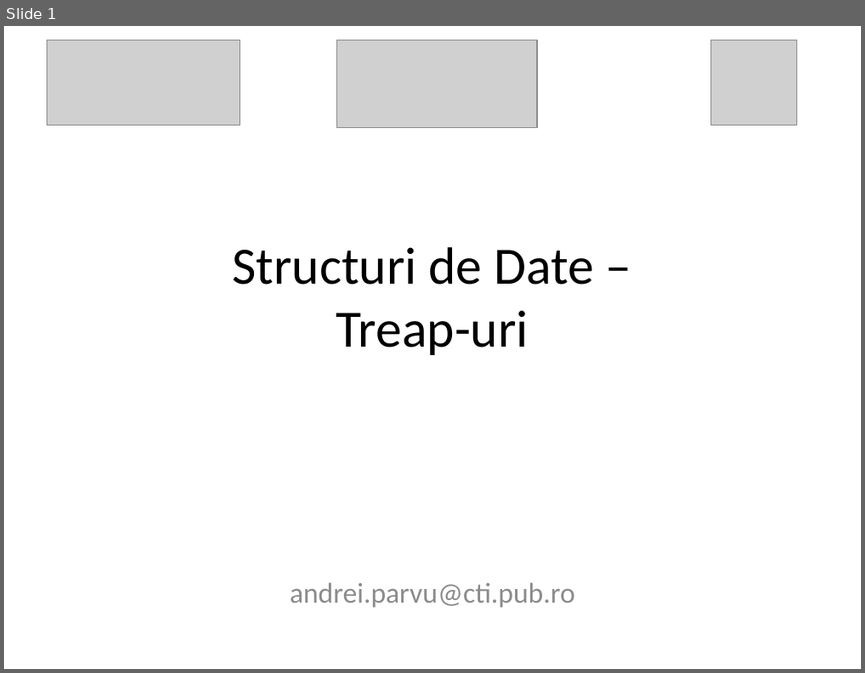
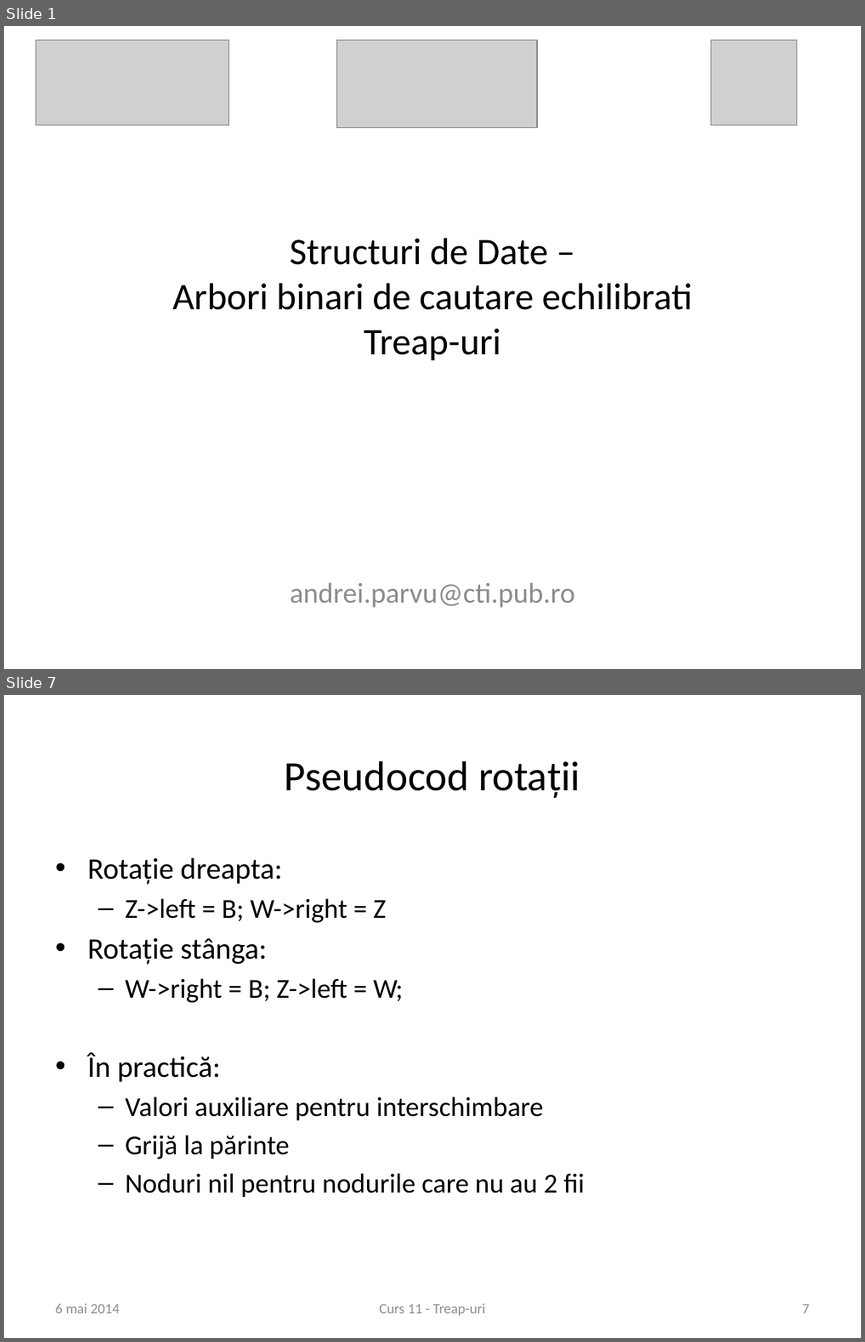
Before and after one commit to andreiparvu/treaps, a slide deck: curs11.pptx. Shown one above the other, each under a label of ours: slide 1 before the commit, slides 1 and 7 after it; the slides between them are not shown. The pictures are 865x673 and 865x1342 pixels, drawn with LibreOffice and Linux fonts; fonts in the diff are those of the drawing; grey boxes stand for pictures; background and template pictures are left out. Boxes give left, top, right and bottom in pixels: in the first picture for what was removed or moved away, otherwise in the second. Text is boxed around its words. In the diff, an @@ line names an element or a change of style, - is before the commit and + after.

```diff
--- a/curs11.pptx
+++ b/curs11.pptx
@@ slide 7 added at (4, 695, 861, 1338), background #FFFFFF @@
@@ title added at (284, 761, 580, 798), 35 pt, text #000000 @@
+Pseudocod rotații
@@ text added at (87, 857, 584, 1197), 23 pt, text #000000 @@
+• Rotație dreapta:
+  – Z->left = B; W->right = Z
+• Rotație stânga:
+  – W->right = B; Z->left = W;
+• În practică:
+  – Valori auxiliare pentru interschimbare
+  – Grijă la părinte
+  – Noduri nil pentru nodurile care nu au 2 fii
@@ text added at (55, 1303, 120, 1313), 12 pt, text #8C8C8C @@
+6 mai 2014
@@ text added at (379, 1303, 486, 1315), 12 pt, text #8C8C8C @@
+Curs 11 - Treap-uri
@@ page number added at (802, 1304, 809, 1313), 12 pt, text #8C8C8C @@
+7
@@ slide 1 changed as well @@
@@ picture: place and size @@
-picture at (46, 40, 239, 125)
+picture at (36, 40, 229, 125)
@@ title at (172, 238, 692, 360): text changed; size 44 to 31.5 pt @@
-Structuri de Date –
-Treap-uri
+Structuri de Date –
+Arbori binari de cautare echilibrati
+Treap-uri
```
Also in this commit, not shown: 1 other slide changed, 17 other slides added, 1 other file.
